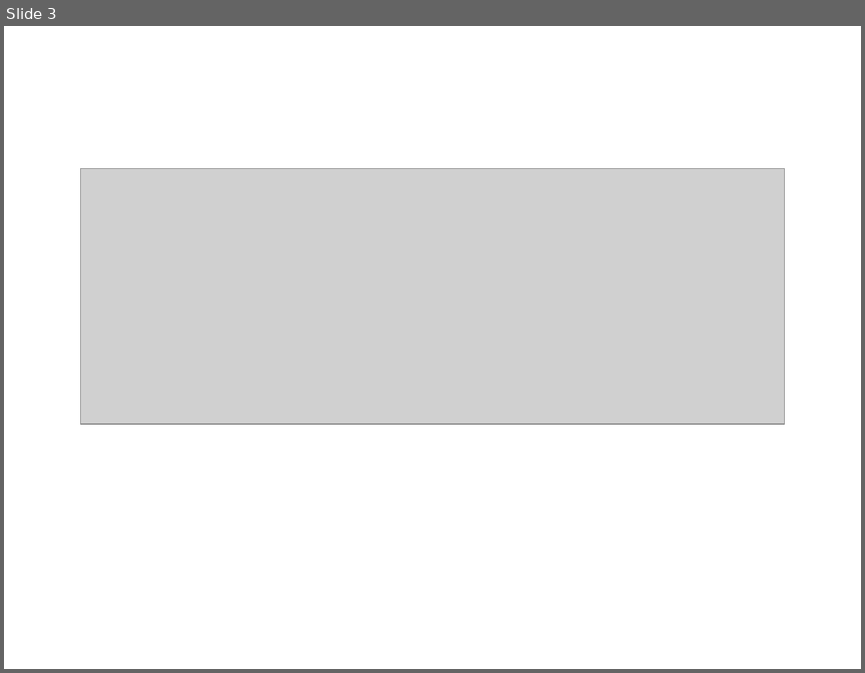
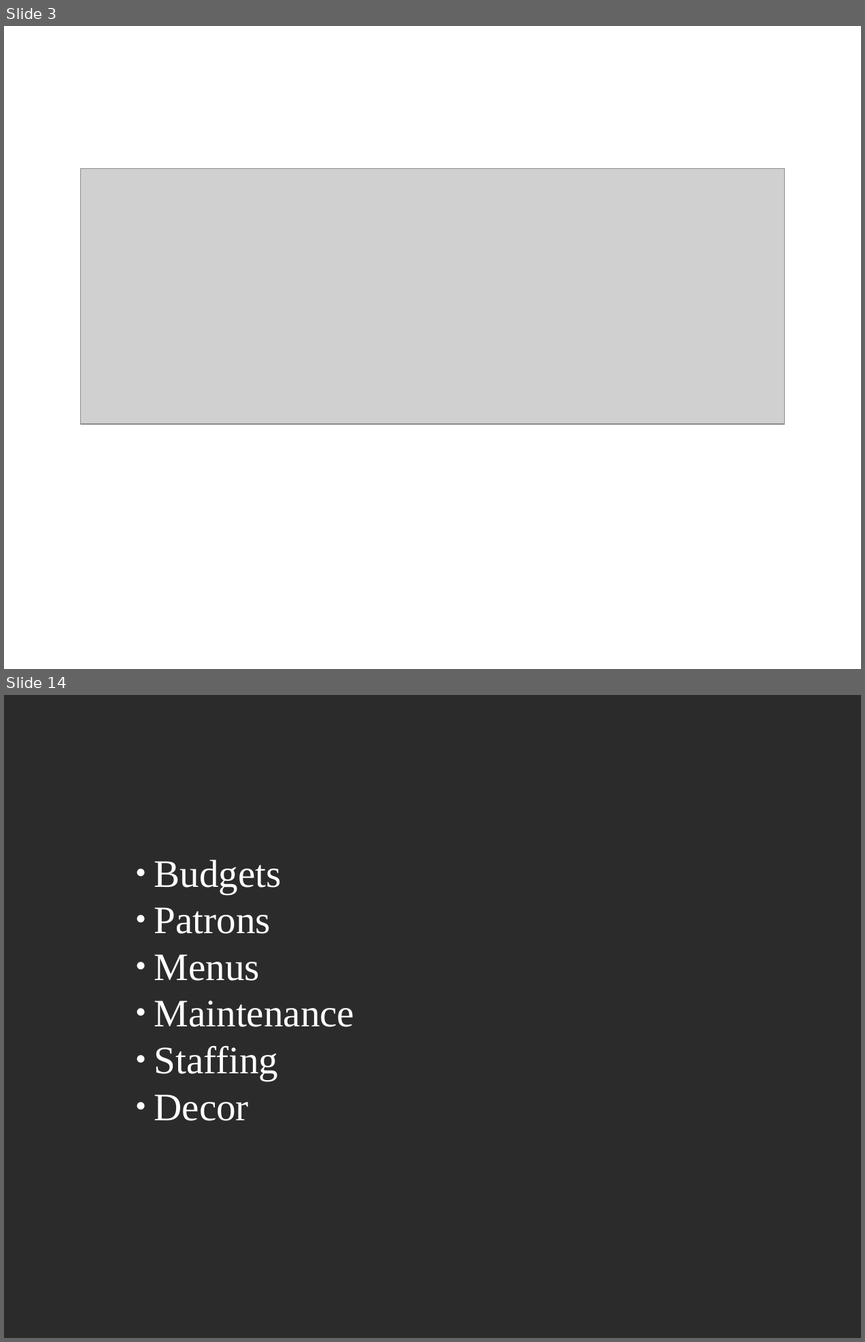
Before and after one commit to joshmgrant/blog-entries, a slide deck: smartbear/presentation.odp. Shown one above the other, each under a label of ours: slide 3 before the commit, slides 3 and 14 after it; the slides between them are not shown. The pictures are 865x673 and 865x1342 pixels, drawn with LibreOffice and Linux fonts; fonts in the diff are those of the drawing; grey boxes stand for pictures; background and template pictures are left out; a plain dark background stands for a picture behind light text. Boxes give left, top, right and bottom in pixels: in the first picture for what was removed or moved away, otherwise in the second. Text is boxed around its words. In the diff, an @@ line names an element or a change of style, - is before the commit and + after.

Commit message:
more presentation stuff

```diff
--- a/smartbear/presentation.odp
+++ b/smartbear/presentation.odp
@@ slide 14 added at [4,695,861,1338], background picture (left out) @@
@@ subtitle added at [154,860,354,1121], 36 pt, text #FFFFFF @@
+      ● Budgets
+      ● Patrons
+      ● Menus
+      ● Maintenance
+      ● Staffing
+      ● Decor
```
Also in this commit, not shown: 1 slide changed, 18 other slides added, 4 other files.
